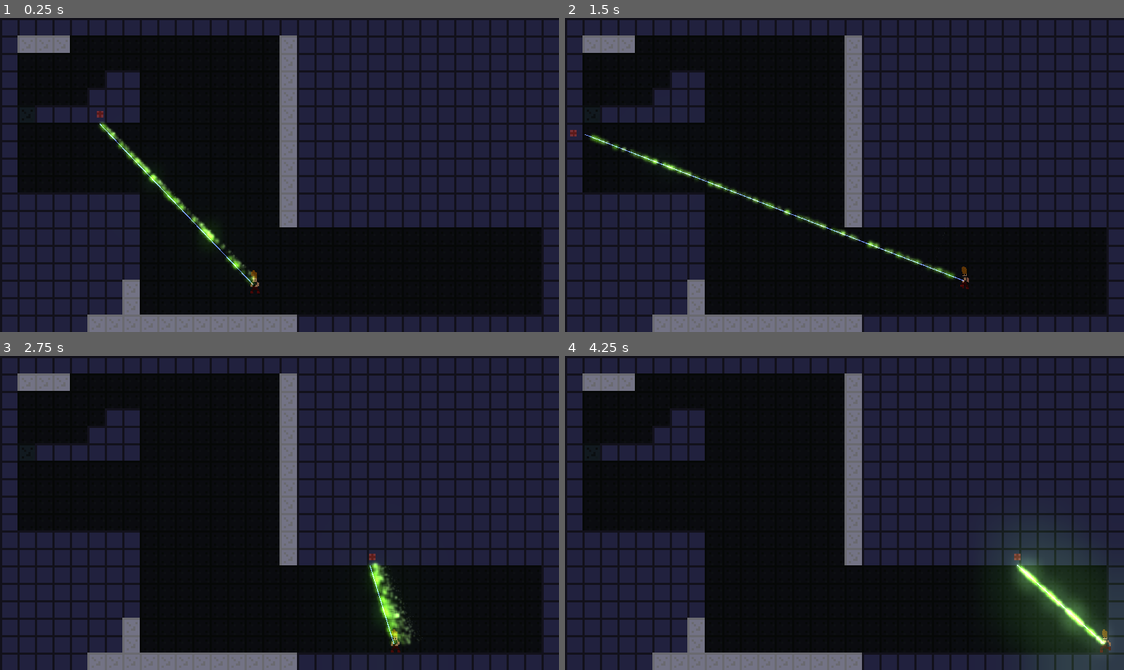
Above: before the commit, frames 1-4 (two rows, left to right).
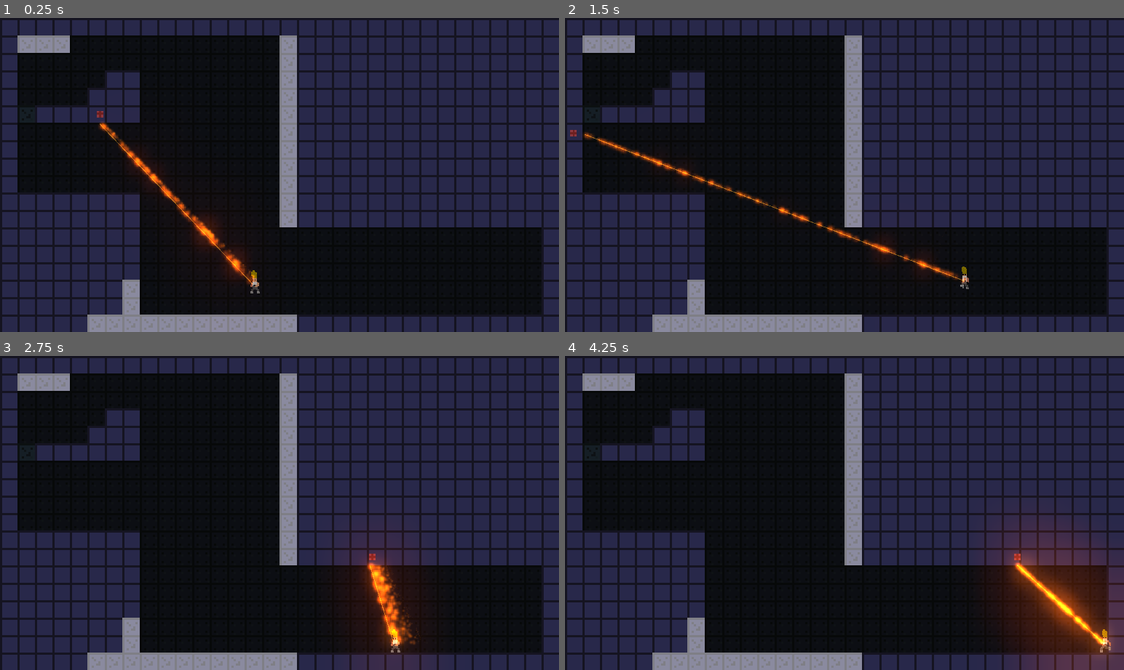
Above: after the commit, the same moments.

Repository: badsadcode/Portal_like_2D
Game: Godot game, scene res://scenes/world/World.tscn
Two runs of this game, one before a commit and one after it. Both use one fixed random seed, a clock stepped at 60 frames per second and the inputs below.
Inputs (mouse positions are in pixels of both pictures, inside the frame that each line leads up to):
- Up to frame 1 (0.25 s): no input
- Up to frame 2 (1.5 s): move the mouse to (967, 159) at 0.52 s; hold D (right) from 0.53 s (still down); click (967, 159) at 0.6 s; tap Space (jump) at 0.77 s; move the mouse to (732, 190) at 1.27 s; tap Middle mouse button (m_mouse) at 1.35 s
- Up to frame 3 (2.75 s): tap Space (jump) at 1.52 s; move the mouse to (335, 443) at 2.02 s; release D (right) at 2.03 s; hold A (left) from 2.03 s (still down); right-click (335, 443) at 2.1 s
- Up to frame 4 (4.25 s): move the mouse to (816, 575) at 2.77 s; release A (left) at 2.78 s; hold D (right) from 2.78 s (still down); click (816, 575) at 2.85 s; tap Space (jump) at 3.02, 3.77 s; move the mouse to (1012, 560) at 3.52 s; tap Middle mouse button (m_mouse) at 3.6 s

The runs differ from the first frame. In frame 1, 4.8% of the frame differs, in the area x 3-54%, y 6-100%; in frame 2, 4.8%; in frame 3, 5.9%; in frame 4, 11%, in the area x 3-100%, y 6-100%.

Commit message:
nothing special

Diff:
--- a/scenes/player/character_customization/CustomizablePlayer.gd
+++ b/scenes/player/character_customization/CustomizablePlayer.gd
@@ -50,12 +50,11 @@
 	hat.centered = false
 	hat.set_offset(Vector2(-texture_width/2, -texture_height))
 
-
-
-
 	body_torso.set_modulate(Playervars.current_player_colors["player_torso_color"])
 	body_legs.set_modulate(Playervars.current_player_colors["player_legs_color"])
+	laser_beam.set_modulate(Playervars.current_player_colors["player_laser_beam_color"])
 	laser_beam_particles.process_material.get_color_ramp().get_gradient().set_color(0,Playervars.current_player_colors["player_laser_glow_color"])
+
 func _ready():
 	set_player_colors()
 
@@ -74,14 +73,23 @@
 	raycast.cast_to = (get_viewport().get_mouse_position() - get_global_position()) * 300
 	setTilePointer(coord, raycast, tilemap)
 	deployPortals()
+
+func calculate_particles_count(aLength):
+	var particles_count = 0
+	particles_count = aLength * 10
+	return particles_count
+
 
 func point_laser_beam():
 	var cast_point = to_local(raycast.get_collision_point())
 	laser_beam_particles.position = cast_point * 0.5
 	laser_beam_particles.rotation = (laser_beam.points[0] - cast_point).angle()
 	laser_beam_particles.process_material.emission_box_extents.x = cast_point.length() * 0.5
+	#laser_beam_particles.amount = int(calculate_particles_count(cast_point.length()))
+	print (cast_point.length(),"| Particles amount: ", int(calculate_particles_count(cast_point.length())))
 	laser_beam_particles.process_material.emission_box_extents.y = 0.3
 	laser_beam.points[1] = cast_point
+
 
 
 
--- a/scenes/player/character_customization/CustomizablePlayer.tscn
+++ b/scenes/player/character_customization/CustomizablePlayer.tscn
@@ -219,7 +219,7 @@
 
 [node name="Laser_Beam_Particles" type="Particles2D" parent="Laser_Beam"]
 material = SubResource( 27 )
-amount = 300
+amount = 350
 lifetime = 0.25
 local_coords = false
 process_material = SubResource( 30 )
--- a/scenes/world/World.tscn
+++ b/scenes/world/World.tscn
@@ -699,7 +699,7 @@
 [node name="Coord" parent="." instance=ExtResource( 6 )]
 
 [node name="CanvasModulate" type="CanvasModulate" parent="."]
-color = Color( 0.537255, 0.537255, 0.537255, 1 )
+color = Color( 0.643137, 0.643137, 0.643137, 1 )
 
 [node name="DebugWindow" parent="." instance=ExtResource( 7 )]
 margin_left = 2.65165
Not shown, changed: config.ini
